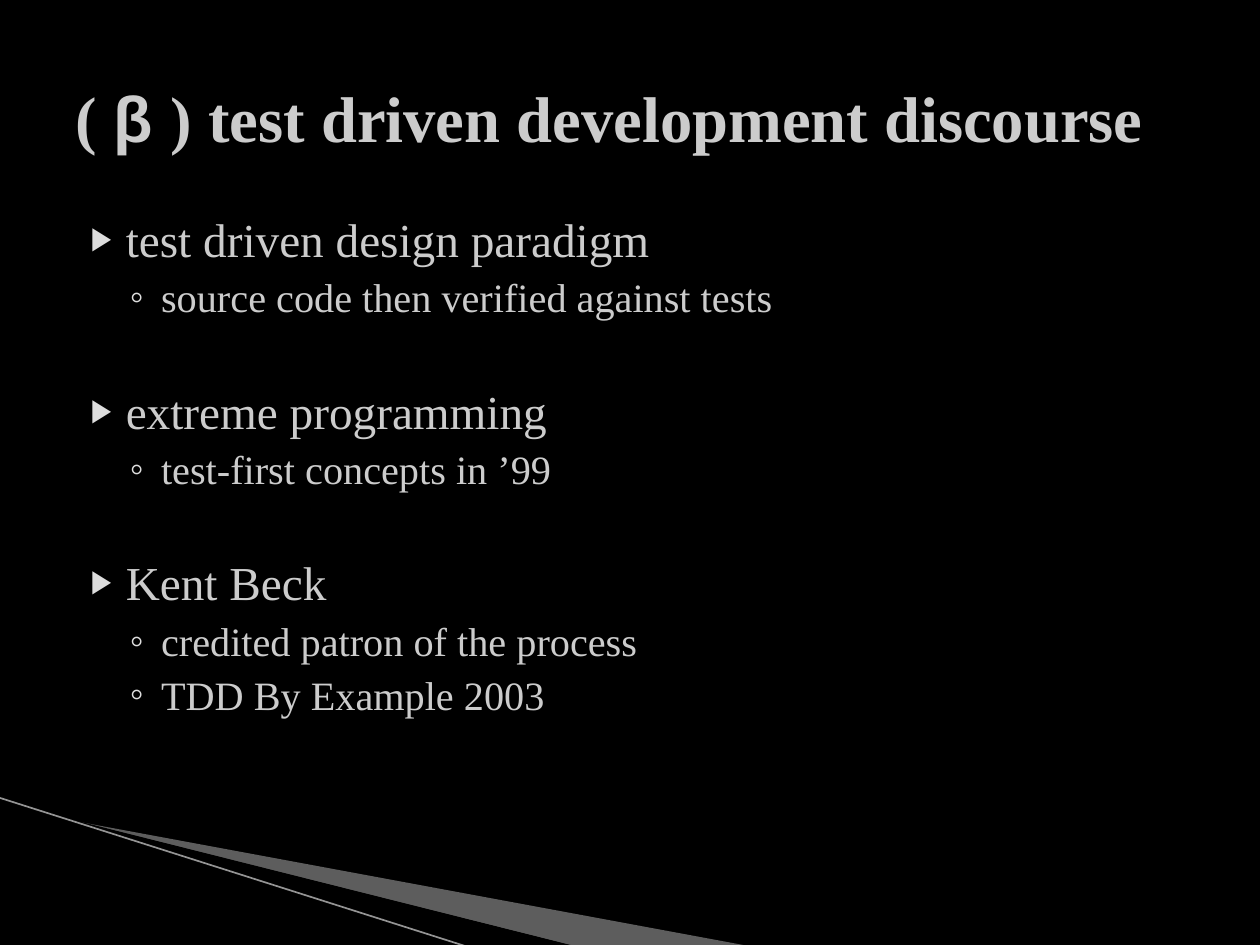
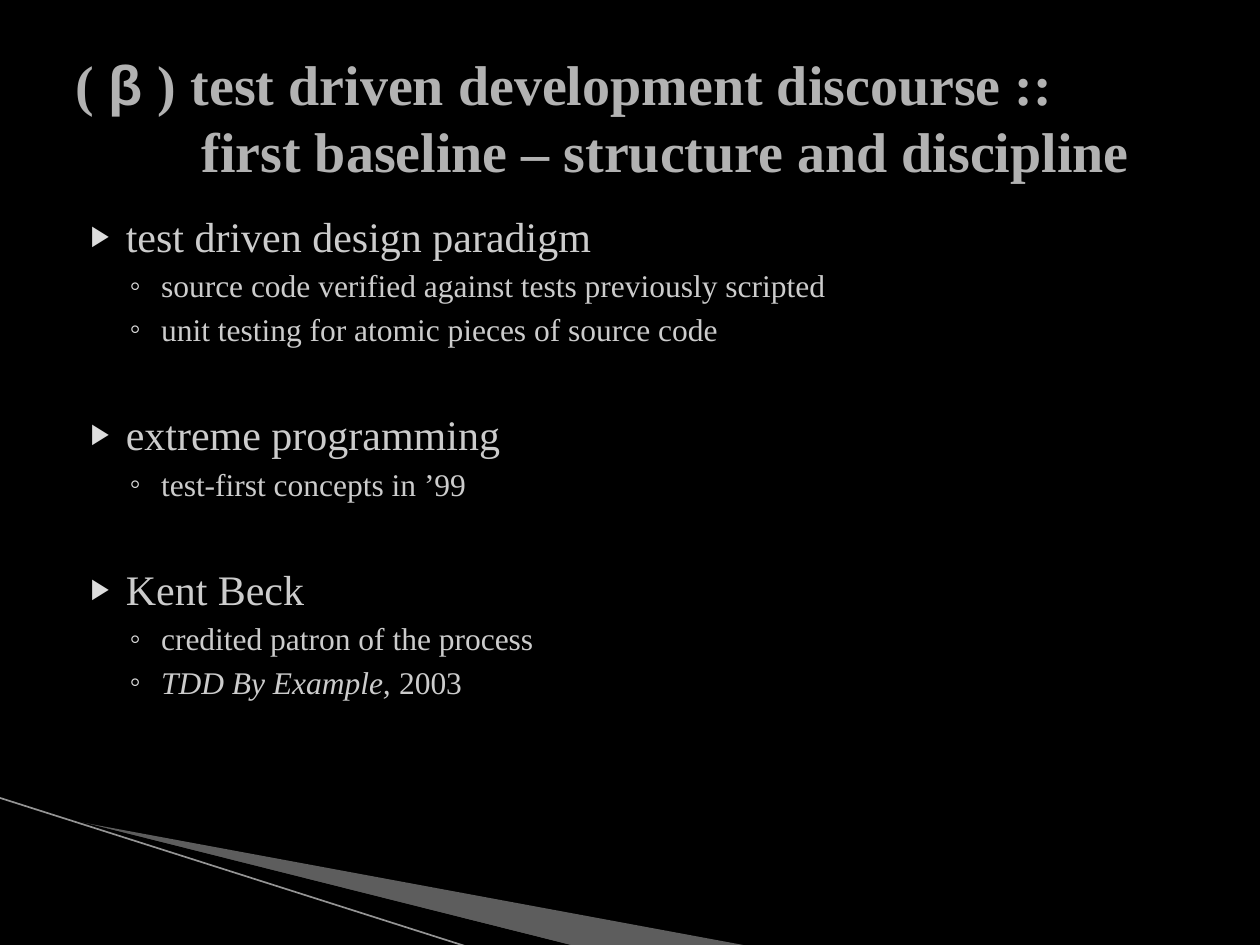
Before and after one commit to mjs0031/master_report, a slide deck: slide 6 of the_defense.pptx (slide 4 before the commit). Drawn at 1260x945 pixels with LibreOffice and Linux fonts; fonts in the diff are those of the drawing; background and template pictures are left out. Boxes give left, top, right and bottom in pixels: in the first picture for what was removed or moved away, otherwise in the second. Text is boxed around its words. In the diff, an @@ line names an element or a change of style, - is before the commit and + after.

```diff
--- a/the_defense.pptx
+++ b/the_defense.pptx
@@ title at (x1=108, y1=64, x2=1129, y2=183): text changed; size 36.9 to 32 pt; text colour #CCCCCC to #B2B2B2 @@
-( β ) test driven development discourse
+( β ) test driven development discourse ::
+first baseline – structure and discipline
@@ text at (x1=126, y1=223, x2=591, y2=657): size 27 to 24 pt in "test driven design paradigm", "extreme programming", "Kent Beck"; size 23 to 18 pt in "test-first concepts in ’99", "credited patron of the process" @@
@@ text at (x1=161, y1=275, x2=825, y2=347): text changed; size 23 to 18 pt @@
-  ◦ source code then verified against tests
+  ◦ source code verified against tests previously scripted
+  ◦ unit testing for atomic pieces of source code
@@ text at (x1=161, y1=672, x2=462, y2=700): text changed; size 23 to 18 pt; italic on @@
-  ◦ TDD By Example 2003
+  ◦ TDD By Example, 2003
```
Also in this commit, not shown: 3 other slides changed, 7 slides added, 1 other file.
